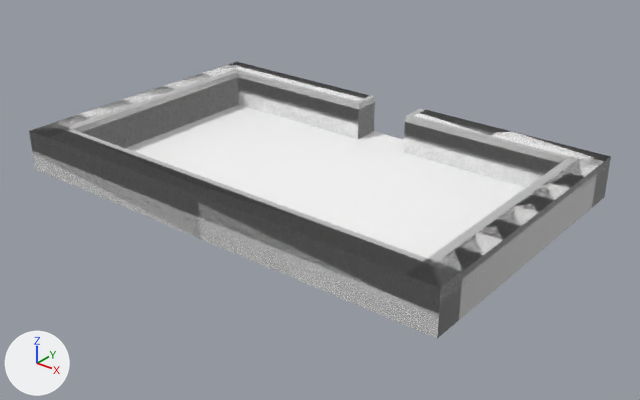
An edit to the FBX model Assets/FBX/RoomStart.fbx, drawn before and after from the same camera.
Before and after are seen from a camera (50 mm lens) standing at (0.842, -1.027, 0.612) and looking at (0.029, -0.01, -0.019). The axes (+X, +Y, +Z) are drawn at lower left. The lights are the same throughout. Where no turn or scale is listed for an object, it has been applied to the vertices.

The first picture shows 'Room36Collision1', 'Room36Collision2', 'Room36Collision3', 'Room36Collision4', 'Room36Collision5', 'Room36MeshFloor', 'Room36MeshWall'.
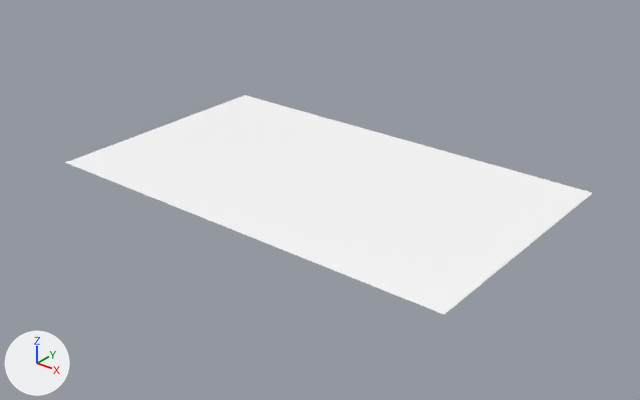
Where the change shows, as pixel boxes (x1, y1, x2, y2) in the pictures (640 x 400 px):
'Room36MeshWall', deleted: before (29, 62, 611, 338)
'Room36Collision1', deleted: before (29, 124, 462, 337)
'Room36Collision2', deleted: before (403, 152, 610, 338)
'Room36Collision5', deleted: before (404, 108, 611, 207)
'Room36Collision3', deleted: before (30, 63, 252, 174)
'Room36Collision4', deleted: before (220, 62, 375, 138)

The edits, one by one:
Object 'Room36Collision2' (ob_room36collision2) is deleted.
Object 'Room36Collision5' (ob_room36collision5) is deleted.
Object 'Room36Collision1' (ob_room36collision1) is deleted.
Object 'Room36MeshWall' (ob_room36meshwall) is deleted.
Object 'Room36Collision3' (ob_room36collision3) is deleted.
Object 'Room36Collision4' (ob_room36collision4) is deleted.
